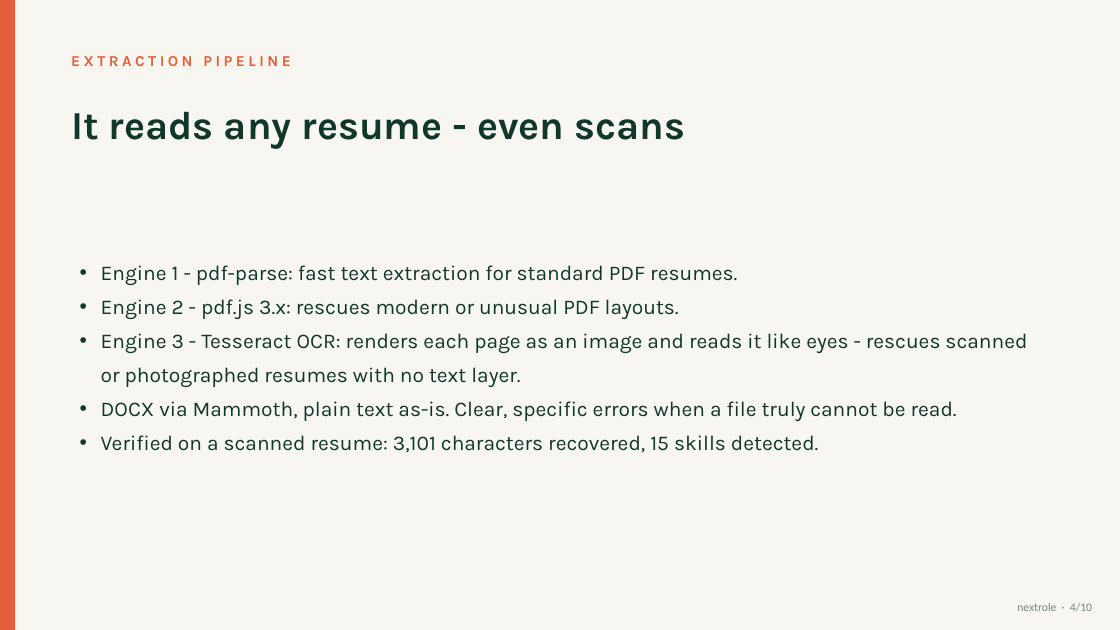
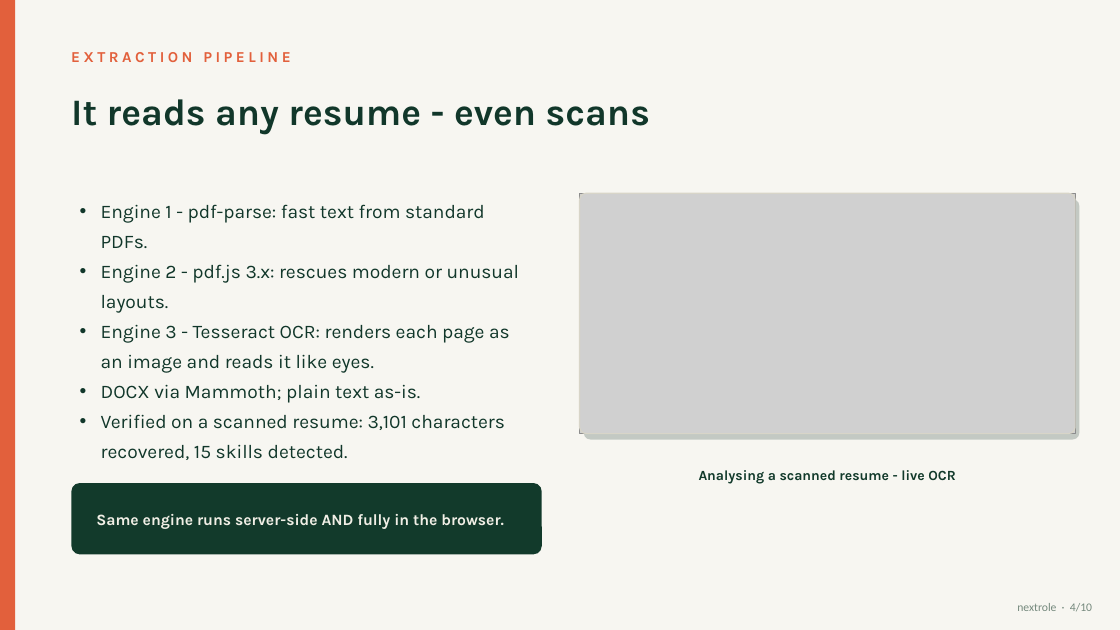
Before and after one commit to saxenavansh070-droid/nextrole, a slide deck: slide 4 of docs/NextRole-Presentation.pptx. Drawn at 1120x630 pixels with LibreOffice and Linux fonts; fonts in the diff are those of the drawing; grey boxes stand for pictures. Boxes give left, top, right and bottom in pixels: in the first picture for what was removed or moved away, otherwise in the second. Text is boxed around its words. In the diff, an @@ line names an element or a change of style, - is before the commit and + after.

Commit message:
Presentation v3: image-led design with real app screenshots and logo

```diff
--- a/docs/NextRole-Presentation.pptx
+++ b/docs/NextRole-Presentation.pptx
@@ text "EXTRACTION PIPELINE" moved from (x1=71, y1=56, x2=290, y2=66) to (x1=71, y1=52, x2=290, y2=62) @@
@@ text "It reads any resume - ..." at (x1=71, y1=99, x2=650, y2=135): size 34 to 32 pt @@
@@ text "Engine 1 - pdf-parse: fast ..." moved from (x1=101, y1=265, x2=1027, y2=452) to (x1=101, y1=204, x2=519, y2=460) @@
@@ text at (x1=101, y1=204, x2=519, y2=403): text changed; size 18 to 16.5 pt @@
-• Engine 1 - pdf-parse: fast text extraction for standard PDF resumes.
-• Engine 2 - pdf.js 3.x: rescues modern or unusual PDF layouts.
-• Engine 3 - Tesseract OCR: renders each page as an image and reads it like eyes - rescues scanned or photographed resumes with no text layer.
-• DOCX via Mammoth, plain text as-is. Clear, specific errors when a file truly cannot be read.
+• Engine 1 - pdf-parse: fast text from standard PDFs.
+• Engine 2 - pdf.js 3.x: rescues modern or unusual layouts.
+• Engine 3 - Tesseract OCR: renders each page as an image and reads it like eyes.
+• DOCX via Mammoth; plain text as-is.
@@ picture added at (x1=580, y1=193, x2=1075, y2=434) @@
@@ rounded rectangle added at (x1=580, y1=193, x2=1075, y2=434), outline #D8D5C8 1 pt @@
@@ rounded rectangle added at (x1=584, y1=199, x2=1080, y2=439), fill #0D2C20 at 22% opacity @@
@@ text at (x1=101, y1=414, x2=505, y2=460): size 18 to 16.5 pt in "Verified on a scanned resume: 3,101 characters ..."; line spacing 1.35 to 1.3 @@
@@ text added at (x1=699, y1=470, x2=955, y2=484), 12 pt, text #123A2B, bold @@
+Analysing a scanned resume - live OCR
@@ rounded rectangle added at (x1=71, y1=483, x2=542, y2=555), fill #123A2B @@
@@ text added at (x1=96, y1=514, x2=504, y2=529), 13.5 pt, text #F1EFE6, bold @@
+Same engine runs server-side AND fully in the browser.
```
Also in this commit, not shown: 8 other slides changed, 1 slide added, 1 slide removed.
